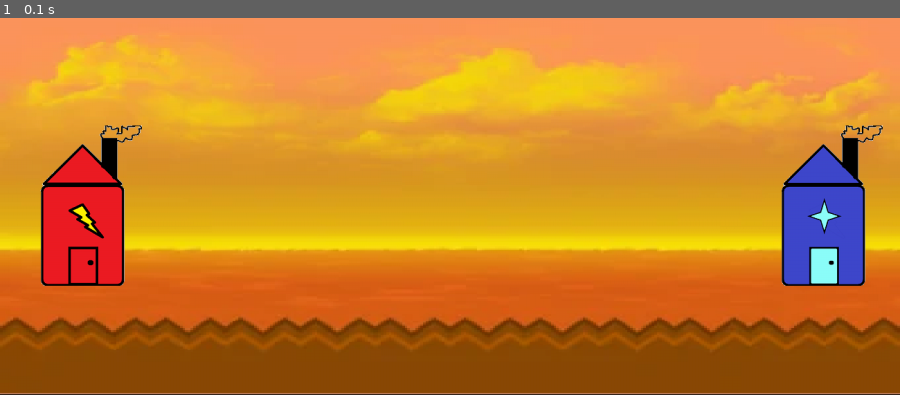
Above: before the commit, frame 1.
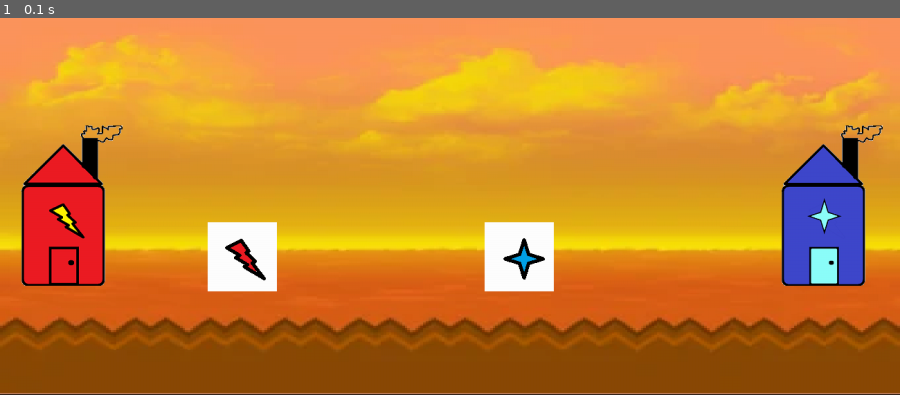
Above: after the commit, the same moment.

Repository: UCHMS19-20/final-project-lyan-llc
Game: pygame game, started from BattleDoggos.py
Same seed, same stepped clock (60 frames per second), same inputs: the game is played once before the commit and once after it.
Inputs:
- Up to frame 1 (0.1 s): no input

The runs differ from the first frame. In frame 1, 5.6% of the frame differs, in the area x 2-62%, y 28-73%.

Commit message:
Player Sprites now pop up

Diff:
--- a/BattleDoggos.py
+++ b/BattleDoggos.py
@@ -5,6 +5,9 @@
 
 # Initialize pygame so it runs in the background and manages things
 pygame.init()
+
+# Create a display. Size must be a tuple, which is why it's in parentheses
+screen = pygame.display.set_mode( (1300, 560) )
 
 #Load the image of the battlefield
 background = pygame.image.load("img/BDField.png")
@@ -37,11 +40,23 @@
 
     #Make sure that the defense is the enemy player defense. Health is the enemy Health.
     #this is activated when the player attacks (Right clicks) while colliding with the other player
-    #still need to put the collision code it
+    #still need to put the player collision code it
+    """
     def damage(health, defense, attack):
         #If colliding and left click is pressed:
         damage = attack - defense
         health - damage
+        """
+
+#Images for Player 1 and 2
+
+Player1Image = pygame.image.load("img/Player1Image.png")
+Player2Image = pygame.image.load("img/Player2Image.png")
+
+
+#Loads the players in their starting positions and with their stats
+Player1 = Player(Player1Image, 300, 310, 6, 6, 6)
+Player2 = Player(Player2Image, 700, 310, 6, 6, 6)
 
 
 #Images for base 1 and 2
@@ -50,15 +65,9 @@
 Base2Image = pygame.image.load("img/Base2.png")
 
 
-
 #Creates the base objects with custom location and images (Still need to put in location)
-Base1 = Base(Base1Image, 30, 170)
+Base1 = Base(Base1Image, 2, 170)
 Base2 = Base(Base2Image, 1100, 170)
-
-
-
-# Create a display. Size must be a tuple, which is why it's in parentheses
-screen = pygame.display.set_mode( (1300, 560) )
 
 # Main loop. Your game would go inside this loop
 while True:
@@ -69,21 +78,29 @@
 
             # If so, exit the program
             sys.exit()
+        #keydown and stuff if event.type ==
 
 
     #Draw the background, and bases in certain positions
     screen.blit(background, backgroundrect)
     screen.blit(Base1Image, Base1.rect)
     screen.blit(Base2Image, Base2.rect)
+    screen.blit(Player1Image, Player1.rect)
+    screen.blit(Player2Image, Player2.rect)
     pygame.display.flip()
 
-    #GameMechanics
 
     #Movement
 
-    #Collision Code
+
+
+
+    #Player collision Code
+
 
 
     #Damage to other player
 
-    #
+
+
+    #Heal?
Binary file added: img/Player1Image.png
Binary file added: img/Player2Image.png
